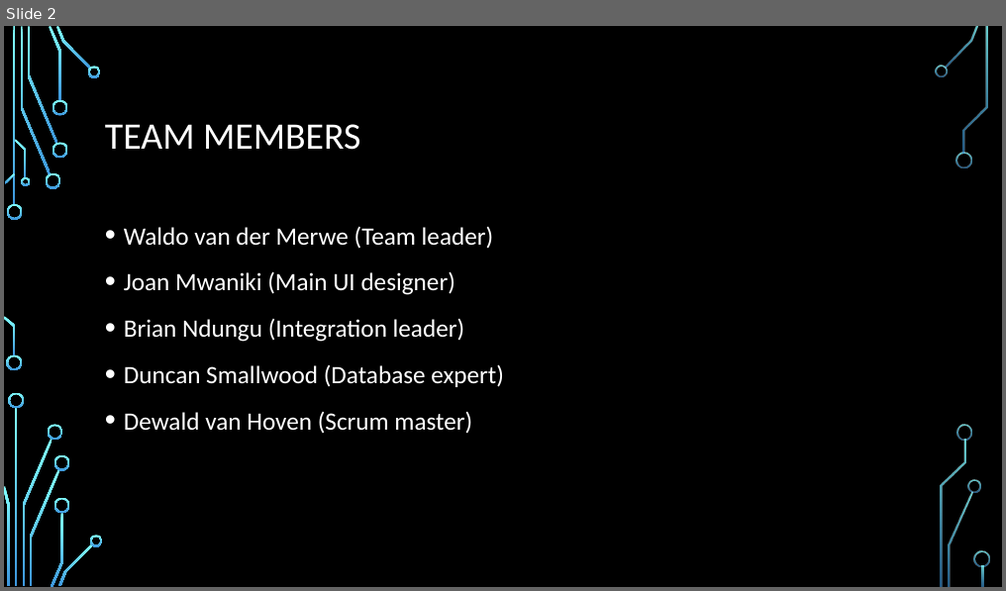
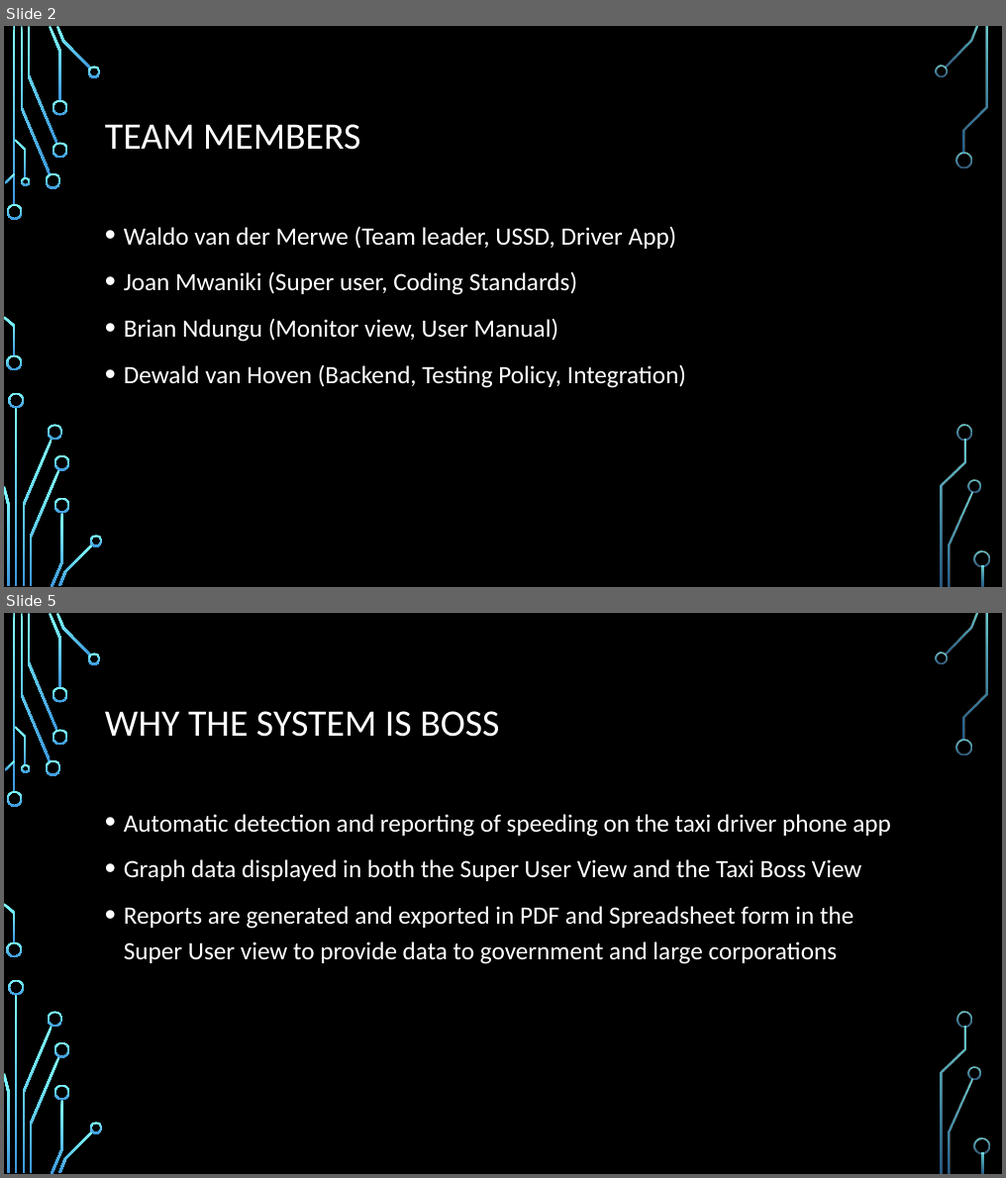
Before and after one commit to cos301-2019-se/Taxi-Boss, a slide deck: Supreme internect demo 1.pptx. Shown one above the other, each under a label of ours: slide 2 before the commit, slides 2 and 5 after it; the slides between them are not shown. The pictures are 1006x591 and 1006x1178 pixels, drawn with LibreOffice and Linux fonts; fonts in the diff are those of the drawing; background and template pictures are left out. Boxes give left, top, right and bottom in pixels: in the first picture for what was removed or moved away, otherwise in the second. Text is boxed around its words. In the diff, an @@ line names an element or a change of style, - is before the commit and + after.

```diff
--- a/Supreme internect demo 1.pptx
+++ b/Supreme internect demo 1.pptx
@@ slide 5 added at (4, 613, 1002, 1174), background picture (left out); not listed: 36 template elements that a slide beside it also shows @@
@@ title added at (105, 711, 499, 737), 36 pt, text #FFFFFF @@
+WHY THE SYSTEM IS BOSS
@@ text added at (124, 814, 891, 964), 24 pt, text #FFFFFF @@
+• Automatic detection and reporting of speeding on the taxi driver phone app
+• Graph data displayed in both the Super User View and the Taxi Boss View
+• Reports are generated and exported in PDF and Spreadsheet form in the Super User view to provide data to government and large corporations
@@ slide 2 changed as well @@
@@ text at (124, 226, 686, 388): text changed @@
-• Waldo van der Merwe (Team leader)
-• Joan Mwaniki (Main UI designer)
-• Brian Ndungu (Integration leader)
-• Duncan Smallwood (Database expert)
-• Dewald van Hoven (Scrum master)
+• Waldo van der Merwe (Team leader, USSD, Driver App)
+• Joan Mwaniki (Super user, Coding Standards)
+• Brian Ndungu (Monitor view, User Manual)
+• Dewald van Hoven (Backend, Testing Policy, Integration)
```
Also in this commit, not shown: 2 other slides changed, 7 other slides added, 7 slides removed, 2 other files.
